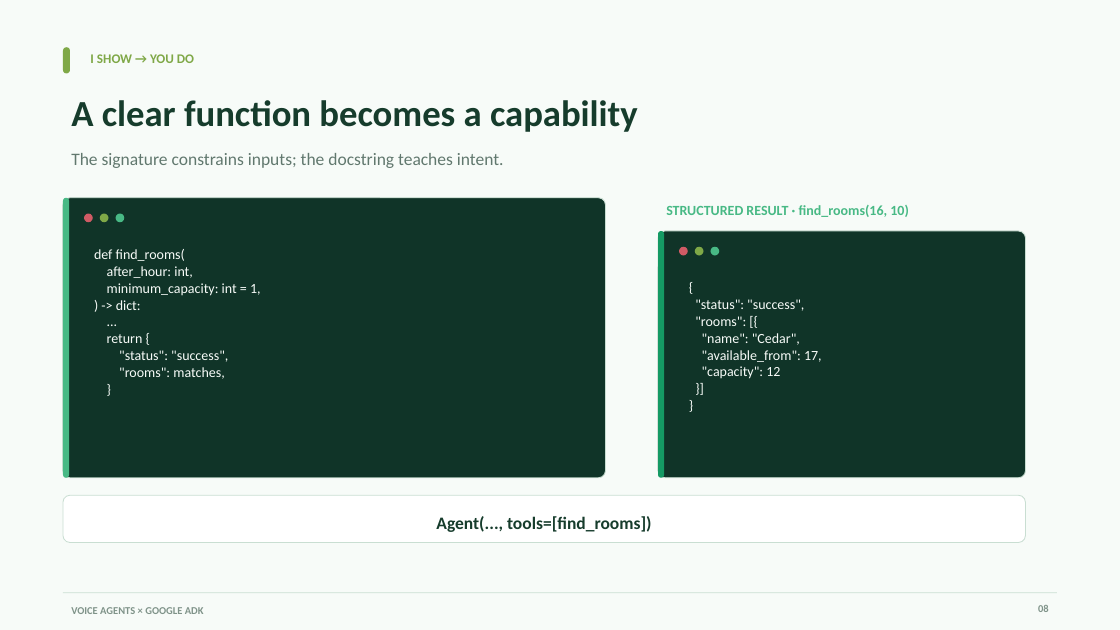
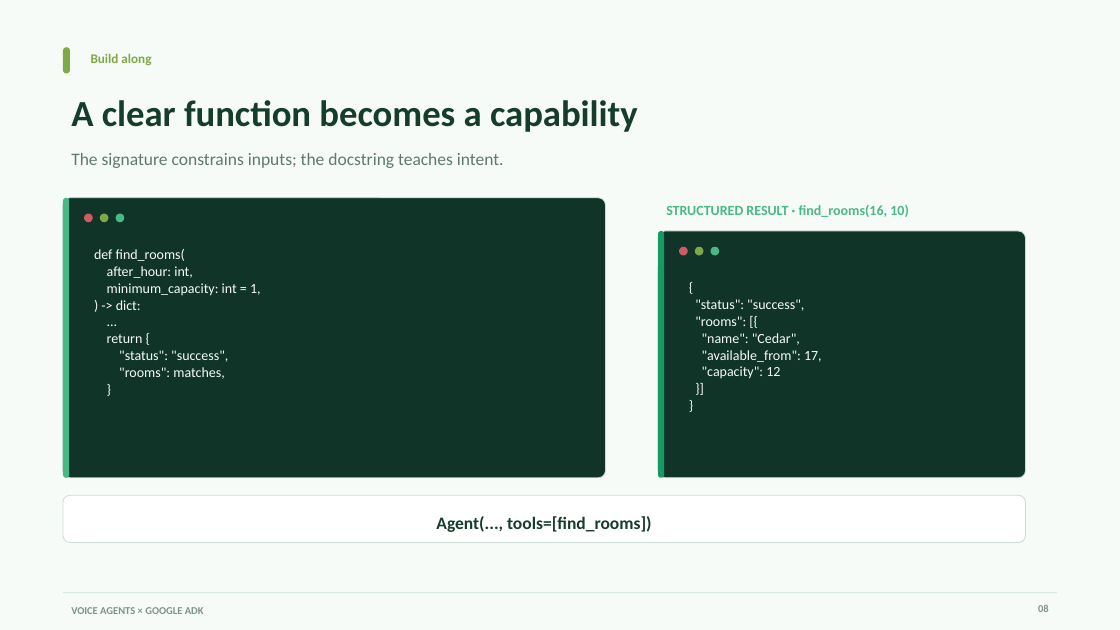
Before and after one commit to aswincsekar/adk-voice-workshop, a slide deck: slide 8 of slides/google-adk-voice-agents-workshop.pptx. Drawn at 1120x630 pixels with LibreOffice and Linux fonts; fonts in the diff are those of the drawing. Boxes give left, top, right and bottom in pixels: in the first picture for what was removed or moved away, otherwise in the second. Text is boxed around its words. In the diff, an @@ line names an element or a change of style, - is before the commit and + after.

```diff
--- a/slides/google-adk-voice-agents-workshop.pptx
+++ b/slides/google-adk-voice-agents-workshop.pptx
@@ text at [91,53,151,65]: text changed @@
-I SHOW → YOU DO
+Build along
```
Also in this commit, not shown: 17 other slides changed.
